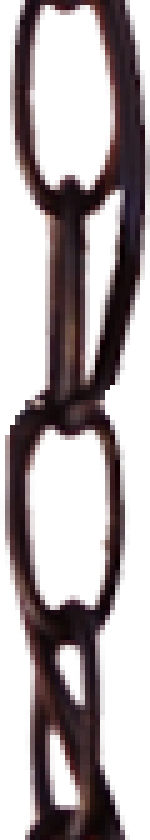
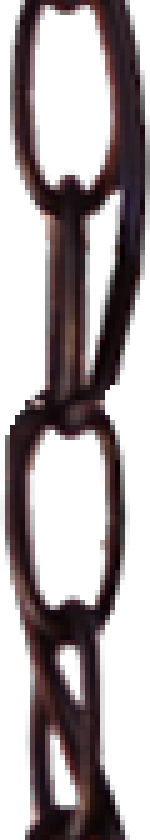
The second 150 x 840 image is a revision of the first. Changes to its layers:
painted on "Layer 1" over [0, 0, 150, 840]
